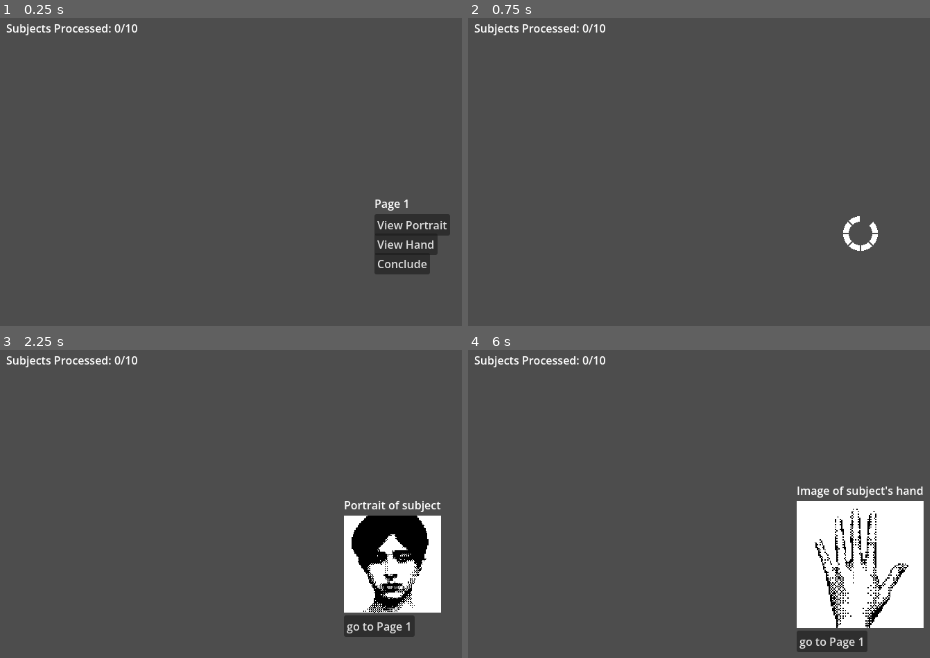
Above: before the commit, frames 1-4 (two rows, left to right).
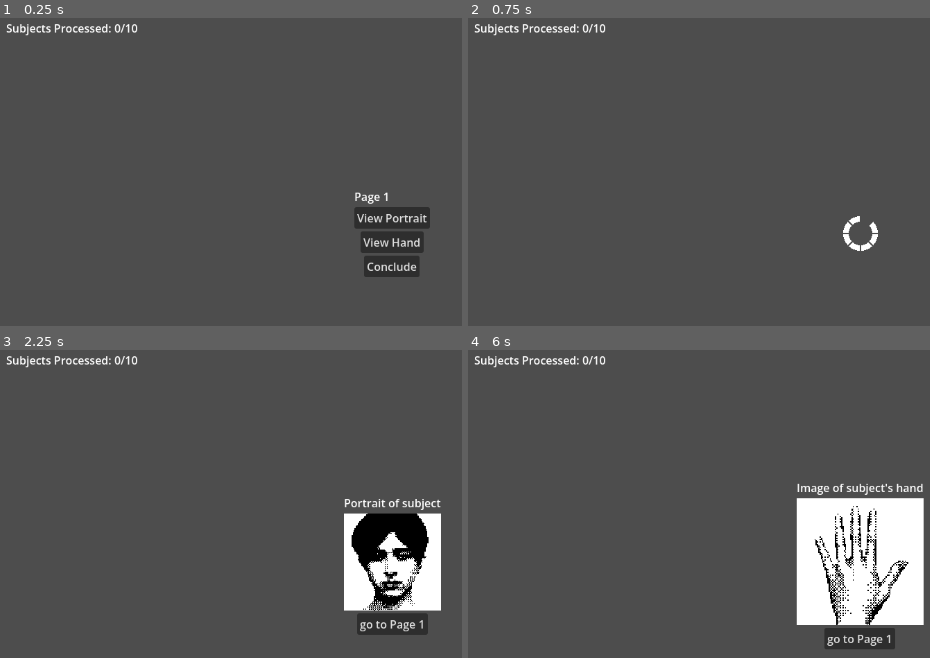
Above: after the commit, the same moments.

Repository: Evelyn-is-eepy/Man-VS-Machine-Game-Jam
Game: Godot game, scene res://Scenes/Main.tscn
The game is run twice, just before and just after one commit, with the same random seed, the same clock (stepped at 60 frames per second) and the same inputs.
Inputs:
- Up to frame 1 (0.25 s): no input
- Up to frame 2 (0.75 s): click "View Portrait" at 0.5 s
- Up to frame 3 (2.25 s): click "go to Page 1" at 1.25 s; click "go to Page 1" at 2 s
- Up to frame 4 (6 s): click "go to Page 1" at 2.75 s; click "View Hand" at 3.5 s; tap Enter at 4.25, 5.75 s; tap Space at 5 s

The runs differ from the first frame. In frame 1, 2.5% of the frame differs, in the area x 76-98%, y 56-85%; in frame 2, nothing differs; in frame 3, 2.5%; in frame 4, 3.4%, in the area x 70-99%, y 43-99%.

Commit message:
button changes

Diff:
--- a/Scenes/Main.tscn
+++ b/Scenes/Main.tscn
@@ -264,7 +264,7 @@
 additional_arguments = [false]
 
 [node name="VSeparator" type="VSeparator" parent="Page4/VBoxContainer/HBoxContainer" unique_id=1242791469]
-custom_minimum_size = Vector2(200, 0)
+custom_minimum_size = Vector2(30, 0)
 layout_mode = 2
 mouse_filter = 2
 
--- a/Scenes/nav_button.tscn
+++ b/Scenes/nav_button.tscn
@@ -2,21 +2,14 @@
 
 [ext_resource type="Script" uid="uid://do775sn8mkno4" path="res://Scripts/nav_button.gd" id="1_2jf57"]
 
-[node name="Control" type="Control" unique_id=484371402 node_paths=PackedStringArray("button")]
-custom_minimum_size = Vector2(0, 24)
-layout_mode = 3
-anchors_preset = 15
-anchor_right = 1.0
-anchor_bottom = 1.0
-grow_horizontal = 2
-grow_vertical = 2
+[node name="CenterContainer" type="CenterContainer" unique_id=148418125 node_paths=PackedStringArray("button")]
+offset_right = 40.0
+offset_bottom = 40.0
 script = ExtResource("1_2jf57")
 button = NodePath("Button")
 
-[node name="Button" type="Button" parent="." unique_id=1814914302]
-custom_minimum_size = Vector2(0, 30)
-layout_mode = 0
-offset_right = 8.0
-offset_bottom = 8.0
+[node name="Button" type="Button" parent="." unique_id=565219557]
+layout_mode = 2
+text = "sample text"
 
 [connection signal="pressed" from="Button" to="." method="_on_button_pressed"]
